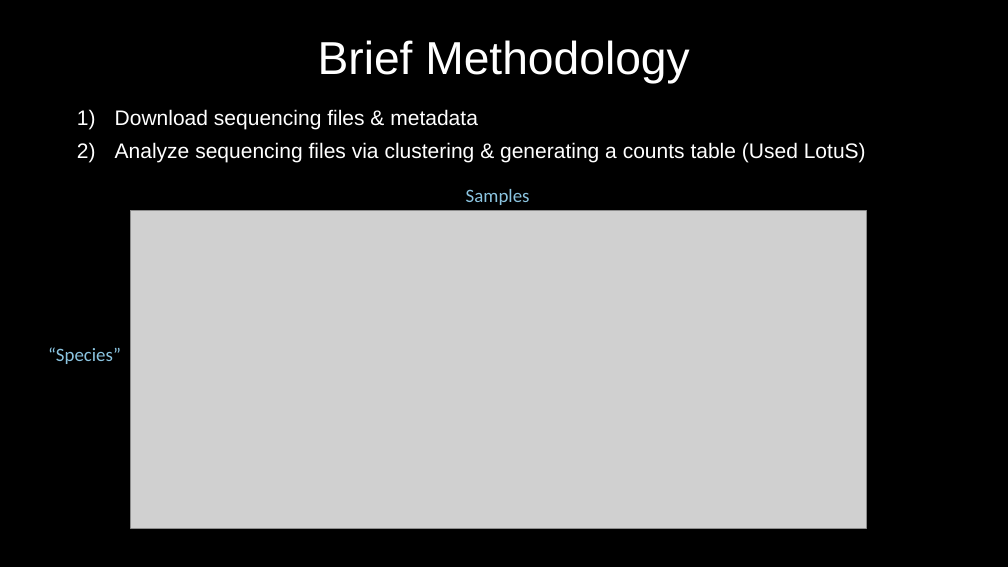
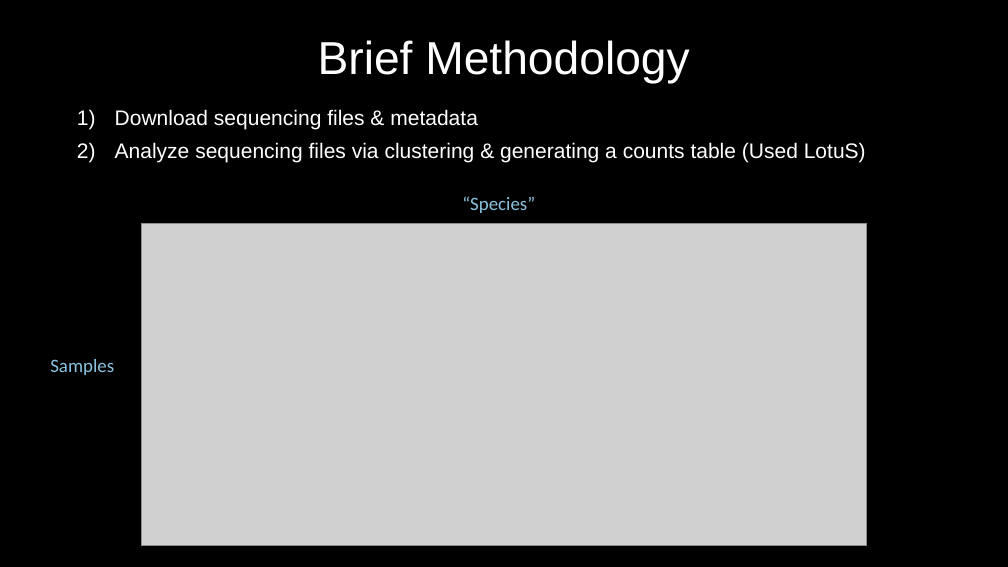
Before and after one commit to MyGitUse/MBIO7160, a slide deck: slide 6 of FinalProject/191128_Presentation_NM.pptx. Drawn at 1008x567 pixels with LibreOffice and Linux fonts; fonts in the diff are those of the drawing; grey boxes stand for pictures. Boxes give left, top, right and bottom in pixels: in the first picture for what was removed or moved away, otherwise in the second. Text is boxed around its words. In the diff, an @@ line names an element or a change of style, - is before the commit and + after.

Commit message:
update

```diff
--- a/FinalProject/191128_Presentation_NM.pptx
+++ b/FinalProject/191128_Presentation_NM.pptx
@@ text "“Species”": place and size @@
-text "“Species”" at <box>48,347,121,364</box>
+text "“Species”" at <box>462,196,535,213</box>
@@ picture: place and size @@
-picture at <box>131,211,866,529</box>
+picture at <box>141,223,867,545</box>
@@ text "Samples": place and size @@
-text "Samples" at <box>466,189,530,205</box>
+text "Samples" at <box>50,359,114,375</box>
```
